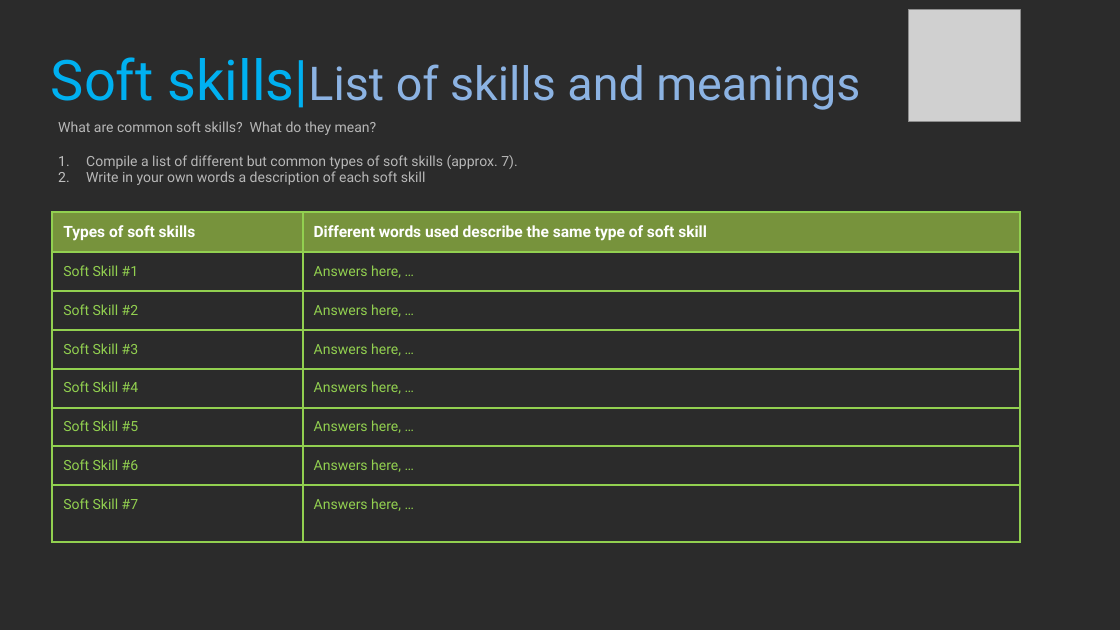
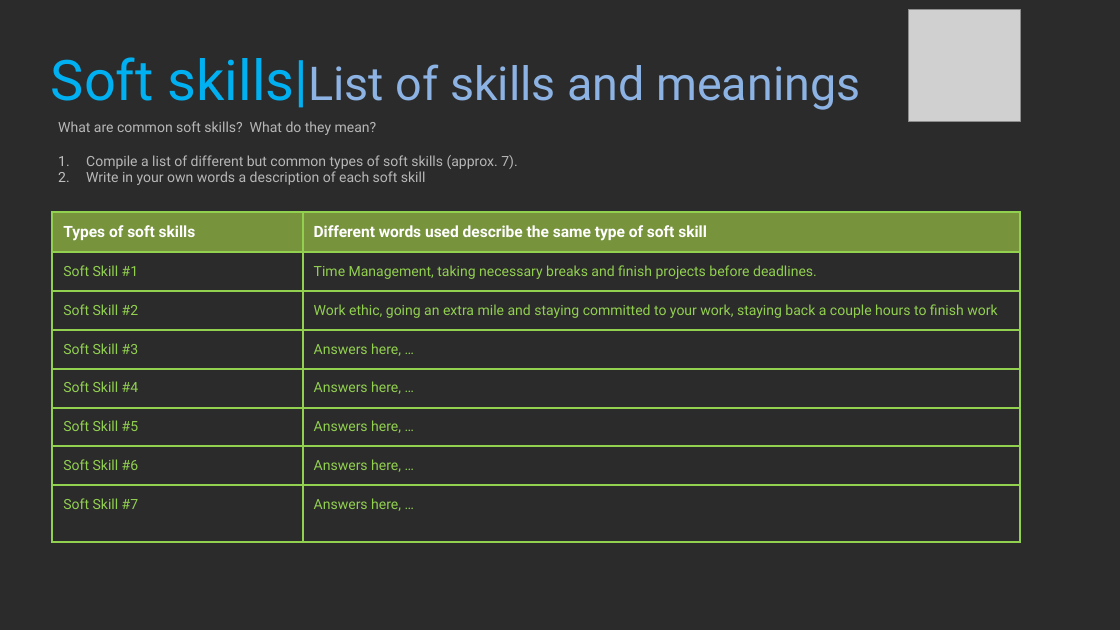
Before and after one commit to BenMate/ProfStudy1, a slide deck: slide 9 of 2021_Professional_Studies_1_YourName.pptx. Drawn at 1120x630 pixels with LibreOffice and Linux fonts; fonts in the diff are those of the drawing; grey boxes stand for pictures; background and template pictures are left out; a plain dark background stands for a picture behind light text. Boxes give left, top, right and bottom in pixels: in the first picture for what was removed or moved away, otherwise in the second. Text is boxed around its words. In the diff, an @@ line names an element or a change of style, - is before the commit and + after.

```diff
--- a/2021_Professional_Studies_1_YourName.pptx
+++ b/2021_Professional_Studies_1_YourName.pptx
@@ table at bbox=[53, 212, 1020, 544] @@
-row 2, column 2: Answers here, …
+row 2, column 2: Time Management, taking necessary breaks and finish projects before deadlines.
-row 3, column 2: Answers here, …
+row 3, column 2: Work ethic, going an extra mile and staying committed to your work, staying back a couple hours to finish work
```
Also in this commit, not shown: 7 other slides changed, 6 other files.
